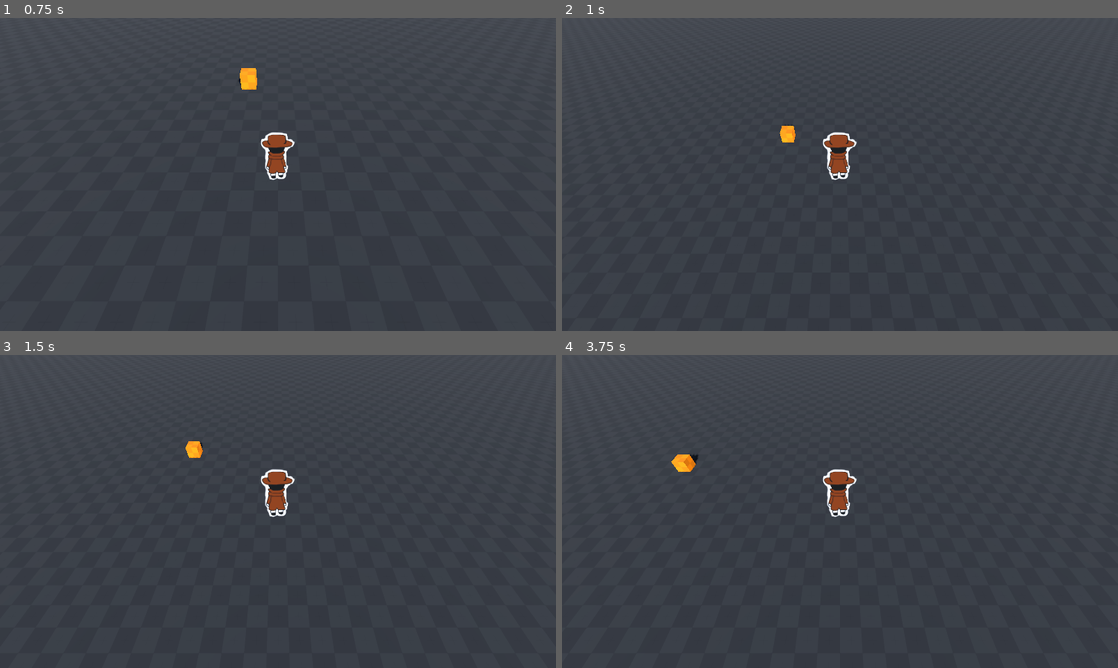
Above: before the commit, frames 1-4 (two rows, left to right).
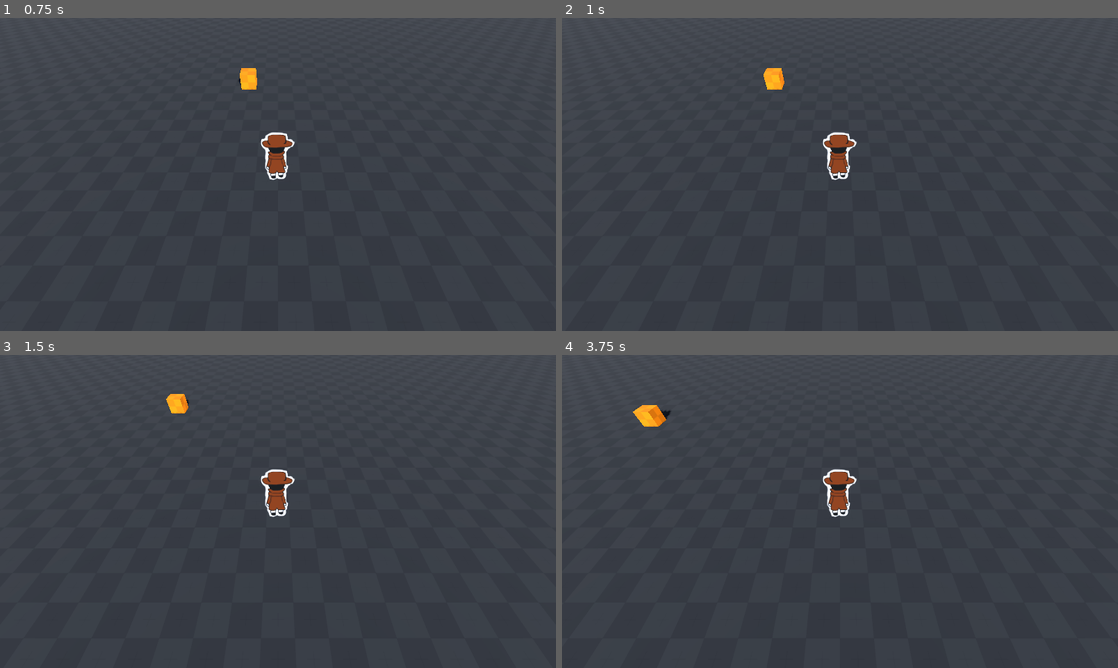
Above: after the commit, the same moments.

Repository: CogitoErgoSum01/teamproject
Game: Godot game, scene res://maps/debug.tscn
The game is run twice, just before and just after one commit, with the same random seed, the same clock (stepped at 60 frames per second) and the same inputs.
Inputs (mouse positions are in pixels of both pictures, inside the frame that each line leads up to):
- Up to frame 1 (0.75 s): move the mouse to (400, 158) at 0.52 s; press the mouse at (400, 158) at 0.53 s; hold D (right) from 0.53 s (still down)
- Up to frame 2 (1 s): keep holding D (right); tap Space (jump) at 0.77, 0.8 s
- Up to frame 3 (1.5 s): tap Space (jump) at 1.07, 1.35 s; move the mouse to (166, 527) at 1.27 s; release D (right) at 1.28 s; release the mouse at (166, 527) at 1.28 s; hold S (down) from 1.28 s (still down)
- Up to frame 4 (3.75 s): tap Space (jump) at 1.52, 1.82, 2.3, 3.02, 3.32, 3.6 s; click (728, 527) at 1.55 s; move the mouse to (895, 442) at 2.02 s; release S (down) at 2.03 s; press the mouse at (895, 442) at 2.03 s; hold D (right) 2.03-2.78 s; move the mouse to (812, 574) at 2.77 s; release the mouse at (812, 574) at 2.78 s; hold W (up) 2.78-3.53 s; click (812, 574) at 2.85 s; move the mouse to (1006, 558) at 3.52 s; hold A (left) from 3.53 s (still down)

Frame 1 is identical in both runs. In frame 2, 0.4% of the frame differs, in the area x 36-42%, y 16-40%; in frame 3, 0.3%; in frame 4, 0.5%, in the area x 12-25%, y 16-38%.

Commit message:
added shooting script which works

Diff:
--- a/scenes/player/player.tscn
+++ b/scenes/player/player.tscn
@@ -38,6 +38,6 @@
 metadata/_edit_lock_ = true
 
 [node name="shooting_ray" type="RayCast3D" parent="." unique_id=964060872]
+transform = Transform3D(1, 0, 0, 0, 1, 0, 0, 0, 1, 0, -0.2, 0)
 target_position = Vector3(0, 0, -10)
 debug_shape_custom_color = Color(0, 1, 0, 1)
-metadata/_edit_lock_ = true
--- a/scripts/player.gd
+++ b/scripts/player.gd
@@ -1,10 +1,18 @@
 extends CharacterBody3D #DO NOT CHANGE ANYTHING OR THE CODE MIGHT BREAK
 
 var speed = 5.0
-var jump_vel = 20.0
 var gravity = 90.0
 
 @export var camera:Camera3D
+
+@onready var ray = $shooting_ray
+
+
+func _input(_event: InputEvent) -> void:
+	if Input.is_action_pressed("shoot"):
+		print("pressed shoot")
+		shoot()
+
 
 func _ready() -> void:
 	Input.mouse_mode = Input.MOUSE_MODE_CONFINED
@@ -13,10 +21,6 @@
 	handle_aim()
 	if not is_on_floor():
 		velocity.y -= gravity * delta
-
-	# Handle jump.
-	if Input.is_action_just_pressed("jump") and is_on_floor():
-		velocity.y = jump_vel
 
 	var input_dir := Input.get_vector("left", "right", "up", "down")
 	var direction := (transform.basis * Vector3(input_dir.x, 0, input_dir.y)).normalized()
@@ -40,5 +44,18 @@
 	to_mouse.y = 0.0
 	if to_mouse.length() < 0.001:
 		return
+	ray.rotation = Vector3(0.0 , atan2(-to_mouse.x, -to_mouse.z),0.0)
 
-	$shooting_ray.rotation = Vector3(0.0 , atan2(-to_mouse.x, -to_mouse.z),0.0)
+
+func shoot(): #FOR SHOOTING ENEMIES AND RIGIDBODIES
+	ray.force_raycast_update()
+	if ray.is_colliding():
+		var collider = ray.get_collider()
+		var collider_point = ray.get_collision_point()
+		var dir = -global_transform.basis.z
+
+		if collider.has_method("hit"):
+			collider.hit()
+
+		if collider is RigidBody3D:
+			collider.apply_impulse(dir * 5.0 , collider_point - collider.global_position)
